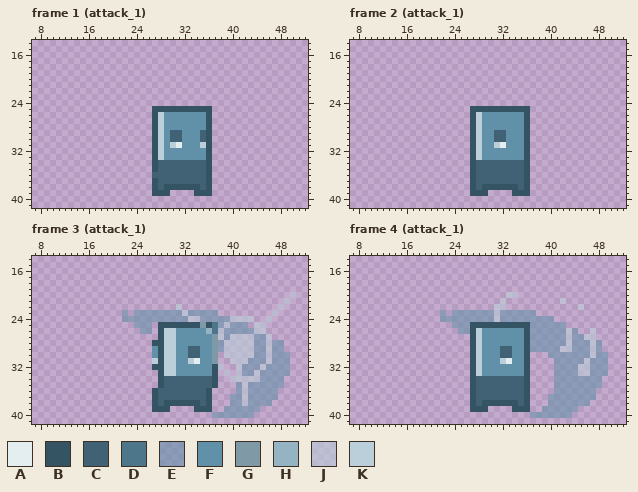
A pixel-art file gets an edit: Game_Project/ProtoType_v1/assets/animation/player.ase. That is the earlier state.
64x64 pixels, 28 frames. Shown: frame 1 (attack_1): x 7..52, y 14..41; frame 2 (attack_1): x 7..52, y 14..41; frame 3 (attack_1): x 7..52, y 14..41; frame 4 (attack_1): x 7..52, y 14..41. The commit also changed other frames, which this record leaves out.
Visible layers, top first: "weapon/effect" opacity 86%, "player".
Palette (. is transparent): A #e4eef0  B #345463  C #416275  D #4d768a  E #6191a88f  F #6191a8  G #8099a6  H #94b4c4  J #bbcfda8f  K #bbcfda
Pixels before, frame 1 (attack_1), first column x 27:
25 BBBBBBBBBB
26 BKFFFFFFFB
27 BKFFFFFFFB
28 BKFFFFFFFB
29 BKFCCFFFCB
30 BKFCCFFFCB
31 BKFKAFFFKB
32 BKFFFFFFFB
33 BKFFFFFFFB
34 BCCCCCCCCB
35 BCCCCCCCCB
36 CCCCCCCCCB
37 BCCCCCCCCB
38 BCBBBBBBCB
39 BBB....BBB
Pixels before, frame 2 (attack_1), first column x 27:
25 BBBBBBBBBB
26 BKFFFFFFFB
27 BKFFFFFFFB
28 BKFFFFFFFB
29 BKFFCCFFFB
30 BKFFCCFFFB
31 BKFFKAFFFB
32 BKFFFFFFFB
33 BKFFFFFFFB
34 BCCCCCCCCB
35 BCCCCCCCCB
36 BCCCCCCCCB
37 BCCCCCCCCB
38 BCBBBBBBCB
39 BBB....BBB
Pixels before, frame 3 (attack_1), first column x 22:
20 ............................J
21 ...........................J.
22 .........J................J..
23 E.EEEEEEEEJEEEEE.........J...
24 EEEEEEEEEEEJJEEEEEJJJJ..J....
25 ..EEE.BBBBBBBGBDEJEEE.JJ.....
26 ...EE.BKKFFFFFHDJEEEEEJJ.....
27 ......BKKFFFFFFGJEJJJJEEJ....
28 .....BBKKFFFFFFGEJJJJJEEJEE..
29 .....FBKKFFCCFFGEJJJJJEEJEE..
30 .....FBKKFFCCFFG.JJJJJEEJEEE.
31 .....KBKKFFKAFFG..JJJEEEJEEE.
32 .....BBKKFFFFFFBJ..JEEEJEEEE.
33 ......BKKFFFFFFB.J.JEEJEEEEE.
34 ......BCCCCCCCCB..JJJJJEEEE..
35 ......BCCCCCCCCB...EJEEEEEE..
36 .....BCCCCCCCCB....EJEEEEE...
37 .....BCCCCCCCCB...EEJEEEEE...
38 .....BCBBBBBBCB...EEJEEEE....
39 .....BBB....BBB..EEEEEE......
40 ...............EEEEEEE.......
Pixels before, frame 4 (attack_1), first column x 22:
20 ...........JJ...............
21 ..........J.........J.......
22 .........JJ............J....
23 E.EEEEEEEJEEEEEE............
24 EEEEEEEEEJEEEEEEEEE.........
25 ..EEEBBBBBBBBBBEEEEEE.......
26 ...EEBKFFFFFFFBEEEEEEJE..J..
27 .....BKFFFFFFFBEEEEEEJEEJJ..
28 .....BKFFFFFFFBEEEEEEJEEEJE.
29 .....BKFFFCCFFBEEEEEJJEEEJE.
30 .....BKFFFCCFFB...EEEEEEEJEE
31 .....BKFFFKAFFB....EEEEEJEEE
32 .....BKFFFFFFFB....EEEEJJEEE
33 .....BKFFFFFFFB....EEEEJJEEE
34 .....BCCCCCCCCB....EEEEEEEE.
35 .....BCCCCCCCCB....EEEEEEEE.
36 .....BCCCCCCCCB....EEEEEEE..
37 .....BCCCCCCCCB...EEEEEEEE..
38 .....BCBBBBBBCB...EEEEEEE...
39 .....BBB....BBB..EEEEEE.....
40 ...............EEEEEEE......
Once edited:
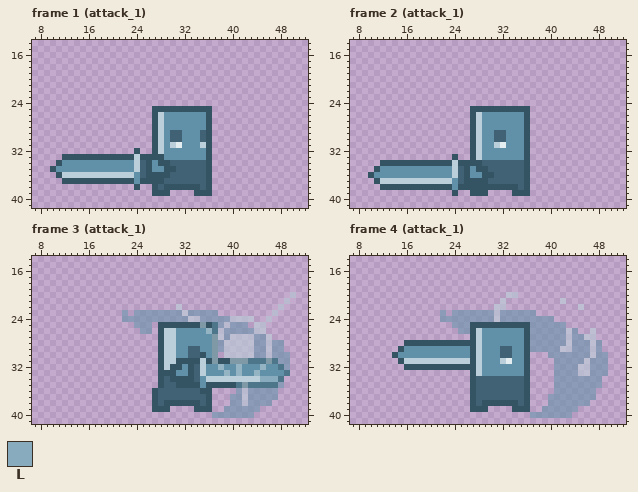
Colours new in this view: L #88acbe
Edits made:
{"change": "layer \"weapon/object\" now shown"}
{"where": "frame 1 (attack_1), layer \"weapon/object\""}
{"frame":1,"y":32,"x":24,"old":".","new":"B"}
{"frame":1,"y":33,"x":12,"old":"...............","new":"BBBBBBBBBBBBKBB"}
{"frame":1,"y":33,"x":28,"old":"K","new":"B"}
{"frame":1,"y":34,"x":11,"old":"................BCC","new":"BFFFFFFFFFFFFKCBFBB"}
{"frame":1,"y":35,"x":10,"old":".................BCCC","new":"BFFFFFFFFFFFFFKCBFFBB"}
{"frame":1,"y":36,"x":11,"old":"................CCC","new":"BKKKKKKKKKKKKFCBBBB"}
{"frame":1,"y":37,"x":12,"old":"...............","new":"BBBBBBBBBBBBFBB"}
{"frame":1,"y":37,"x":28,"old":"C","new":"B"}
{"frame":1,"y":38,"x":24,"old":".","new":"B"}
{"where": "frame 2 (attack_1), layer \"weapon/object\""}
{"frame":2,"y":33,"x":24,"old":".","new":"B"}
{"frame":2,"y":34,"x":12,"old":"...............","new":"BBBBBBBBBBBBKBB"}
{"frame":2,"y":34,"x":28,"old":"C","new":"B"}
{"frame":2,"y":35,"x":11,"old":"................BCC","new":"BFFFFFFFFFFFFKCBFBB"}
{"frame":2,"y":36,"x":10,"old":".................BCCC","new":"BFFFFFFFFFFFFFKCBFFBB"}
{"frame":2,"y":37,"x":11,"old":"................","new":"BKKKKKKKKKKKKFCB"}
{"frame":2,"y":37,"x":28,"old":"CC","new":"BB"}
{"frame":2,"y":38,"x":12,"old":"...............","new":"BBBBBBBBBBBBFBB"}
{"frame":2,"y":38,"x":28,"old":"C","new":"B"}
{"frame":2,"y":39,"x":24,"old":".","new":"B"}
{"where": "frame 3 (attack_1), layers \"weapon/object\", \"player\""}
{"frame":3,"y":28,"x":27,"old":"B","new":"."}
{"frame":3,"y":29,"x":27,"old":"F","new":"."}
{"frame":3,"y":30,"x":27,"old":"F","new":"."}
{"frame":3,"y":30,"x":35,"old":"F","new":"B"}
{"frame":3,"y":31,"x":27,"old":"K","new":"."}
{"frame":3,"y":31,"x":31,"old":"FFKAFF","new":"BBBBKB"}
{"frame":3,"y":31,"x":38,"old":"..JJJEEEJE","new":"BBGGGDDDGD"}
{"frame":3,"y":32,"x":27,"old":"B","new":"."}
{"frame":3,"y":32,"x":30,"old":"KF","new":"BB"}
{"frame":3,"y":32,"x":33,"old":"FFF","new":"BCK"}
{"frame":3,"y":32,"x":37,"old":"BJ..JEEEJEEE","new":"FHFFHFFFHFFD"}
{"frame":3,"y":33,"x":29,"old":"KK","new":"BB"}
{"frame":3,"y":33,"x":33,"old":"FFF","new":"BCK"}
{"frame":3,"y":33,"x":37,"old":"B.J.JEEJEEEEE","new":"FFHFHFFHFFFFD"}
{"frame":3,"y":34,"x":30,"old":"CCCC","new":"BBBB"}
{"frame":3,"y":34,"x":35,"old":"CCB..JJJJJEEEE","new":"FKKKKKKKKKLLLD"}
{"frame":3,"y":35,"x":31,"old":"CCCCCC","new":"BBBBFB"}
{"frame":3,"y":35,"x":38,"old":"...EJEEEEE","new":"BBBDGDDDDD"}
{"frame":3,"y":36,"x":35,"old":"C","new":"B"}
{"where": "frame 4 (attack_1), layer \"weapon/object\""}
{"frame":4,"y":28,"x":16,"old":"...........","new":"BBBBBBBBBBB"}
{"frame":4,"y":29,"x":15,"old":"............","new":"BFFFFFFFFFFF"}
{"frame":4,"y":30,"x":14,"old":".............","new":"BFFFFFFFFFFFF"}
{"frame":4,"y":31,"x":15,"old":"............","new":"BKKKKKKKKKKK"}
{"frame":4,"y":32,"x":16,"old":"...........","new":"BBBBBBBBBBB"}
